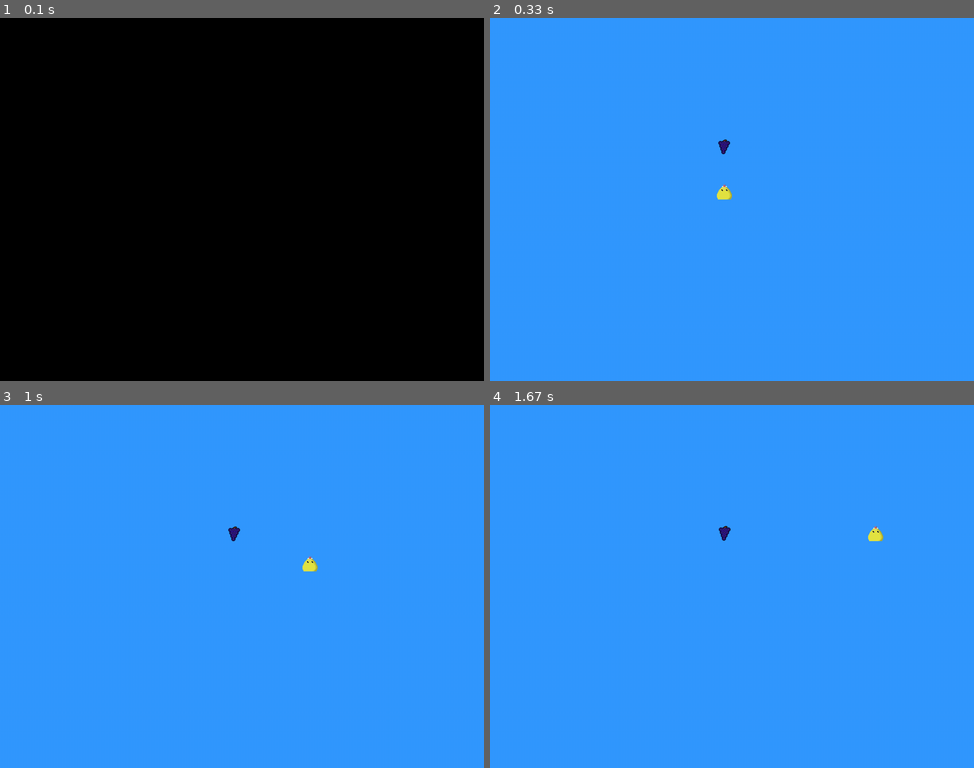
Above: before the commit, frames 1-4 (two rows, left to right).
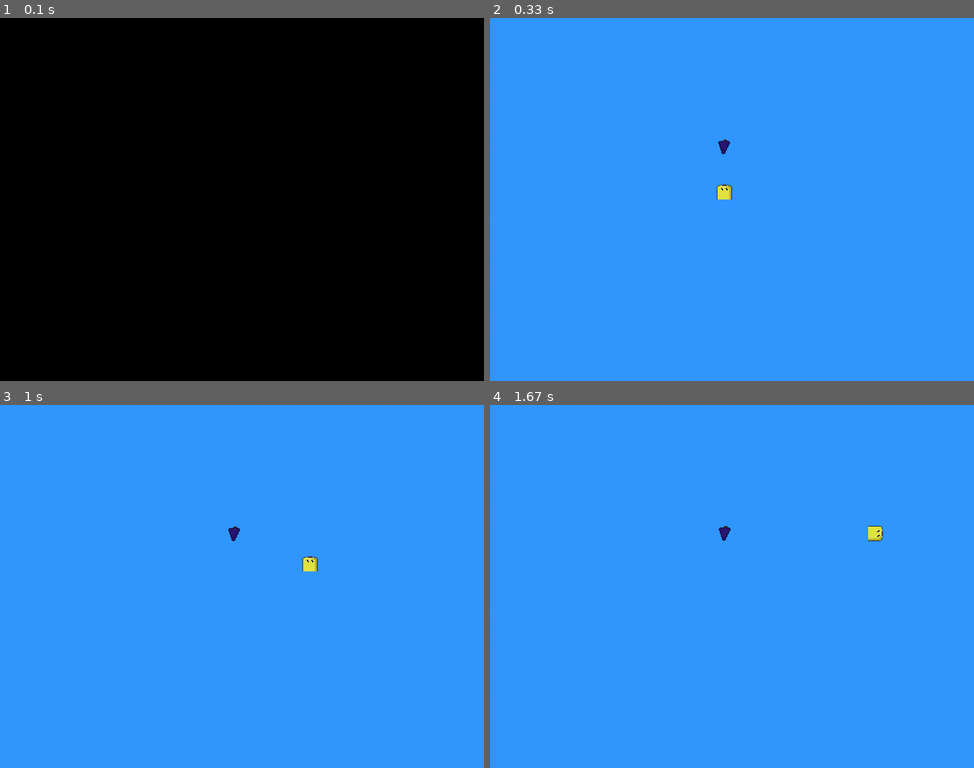
Above: after the commit, the same moments.

Repository: LUDUSLab/stem-games
Game: pygame game, started from natanael.lucena/snake/main.py
Two runs of this game, one before a commit and one after it. Both use one fixed random seed, a clock stepped at 60 frames per second and the inputs below.
Inputs:
- Up to frame 1 (0.1 s): no input
- Up to frame 2 (0.33 s): no input
- Up to frame 3 (1 s): hold D 0.33-0.8 s; hold W from 0.83 s (still down)
- Up to frame 4 (1.67 s): release W at 1.13 s; hold D 1.17-1.63 s

Frame 1 is identical in both runs. In frame 2, less than 0.1% of the frame differs, in the area x 46-50%, y 45-51%; in frame 3, less than 0.1%; in frame 4, less than 0.1%, in the area x 78-82%, y 33-38%.

Commit message:
new snake sprite

Diff:
--- a/natanael.lucena/snake/main.py
+++ b/natanael.lucena/snake/main.py
@@ -47,20 +47,58 @@
 
 
 def check_player_key(ev):
-    global x_move, y_move, game_close
+    global x_move, y_move, game_close, snake_img1, snake_img2, snake_img3
     if ev.type == pygame.QUIT:
         game_close = True
     elif ev.type == pygame.KEYDOWN:
         if ev.key == pygame.K_a and x_move <= 0:
+            if y_move <= 0 and x_move == 0:
+                snake_img1 = pygame.transform.rotate(snake_img1, 90)
+                snake_img2 = pygame.transform.rotate(snake_img2, 90)
+                snake_img3 = pygame.transform.rotate(snake_img3, 90)
+            elif y_move > 0:
+                snake_img1 = pygame.transform.rotate(snake_img1, -90)
+                snake_img2 = pygame.transform.rotate(snake_img2, -90)
+                snake_img3 = pygame.transform.rotate(snake_img3, -90)
             x_move = -snake.w
             y_move = 0
         elif ev.key == pygame.K_d and x_move >= 0:
+            if y_move <= 0 and x_move == 0:
+                snake_img1 = pygame.transform.rotate(snake_img1, -90)
+                snake_img2 = pygame.transform.rotate(snake_img2, -90)
+                snake_img3 = pygame.transform.rotate(snake_img3, -90)
+            elif y_move > 0:
+                snake_img1 = pygame.transform.rotate(snake_img1, 90)
+                snake_img2 = pygame.transform.rotate(snake_img2, 90)
+                snake_img3 = pygame.transform.rotate(snake_img3, 90)
             x_move = snake.w
             y_move = 0
+
         elif ev.key == pygame.K_w and y_move <= 0:
+            if x_move > 0 and y_move == 0:
+                snake_img1 = pygame.transform.rotate(snake_img1, 90)
+                snake_img2 = pygame.transform.rotate(snake_img2, 90)
+                snake_img3 = pygame.transform.rotate(snake_img3, 90)
+            elif x_move < 0:
+                snake_img1 = pygame.transform.rotate(snake_img1, -90)
+                snake_img2 = pygame.transform.rotate(snake_img2, -90)
+                snake_img3 = pygame.transform.rotate(snake_img3, -90)
             y_move = -snake.w
             x_move = 0
+
         elif ev.key == pygame.K_s and y_move >= 0:
+            if x_move > 0 and y_move == 0:
+                snake_img1 = pygame.transform.rotate(snake_img1, -90)
+                snake_img2 = pygame.transform.rotate(snake_img2, -90)
+                snake_img3 = pygame.transform.rotate(snake_img3, -90)
+            elif x_move < 0:
+                snake_img1 = pygame.transform.rotate(snake_img1, 90)
+                snake_img2 = pygame.transform.rotate(snake_img2, 90)
+                snake_img3 = pygame.transform.rotate(snake_img3, 90)
+            elif x_move == 0 and y_move == 0:
+                snake_img1 = pygame.transform.rotate(snake_img1, 180)
+                snake_img2 = pygame.transform.rotate(snake_img2, 180)
+                snake_img3 = pygame.transform.rotate(snake_img3, 180)
             y_move = snake.w
             x_move = 0
 
@@ -85,6 +123,7 @@
 
 
 def make_snake(snk_lst):
+    global snake_img1, snake_img2, snake_img3
     for x in snk_lst:
         if x == snk_lst[0]:
             screen.blit(snake_img1, (x[0], x[1]))
@@ -115,7 +154,7 @@
     screen.blit(fruits_imgs[rand_num][aux], general_fruit)
 
 def game_loop():
-    global x_move, y_move, game_close, snake_len, general_fruit_x, general_fruit_y
+    global x_move, y_move, game_close, snake_len, general_fruit_x, general_fruit_y, snake_img1, snake_img2, snake_img3
     set_obj_coordinates(snake, center[0] - snake.w, center[1] - snake.h)
     game_close = False
     game_over = False
@@ -126,7 +165,9 @@
     random_ind = randint(0, 3)
     frame_aux = 0
     random_fruit(snake_pos)
-
+    snake_img1 = img("snake1")
+    snake_img2 = img("snake2")
+    snake_img3 = img("snake3")
     while not game_close:
         while game_over:
             screen.fill(COLOR_LIGHT_BLUE)
@@ -155,6 +196,7 @@
 
         for event in pygame.event.get():
             check_player_key(event)
+
         if snake.y < 0 or snake.y > window[1] - snake.height or snake.x < 0 or \
                 snake.x > window[0] - snake.width:
             game_over = True
Binary file changed: natanael.lucena/snake/assets/natanael.lucena_snake1.png
Binary file changed: natanael.lucena/snake/assets/natanael.lucena_snake2.png
Binary file changed: natanael.lucena/snake/assets/natanael.lucena_snake3.png
